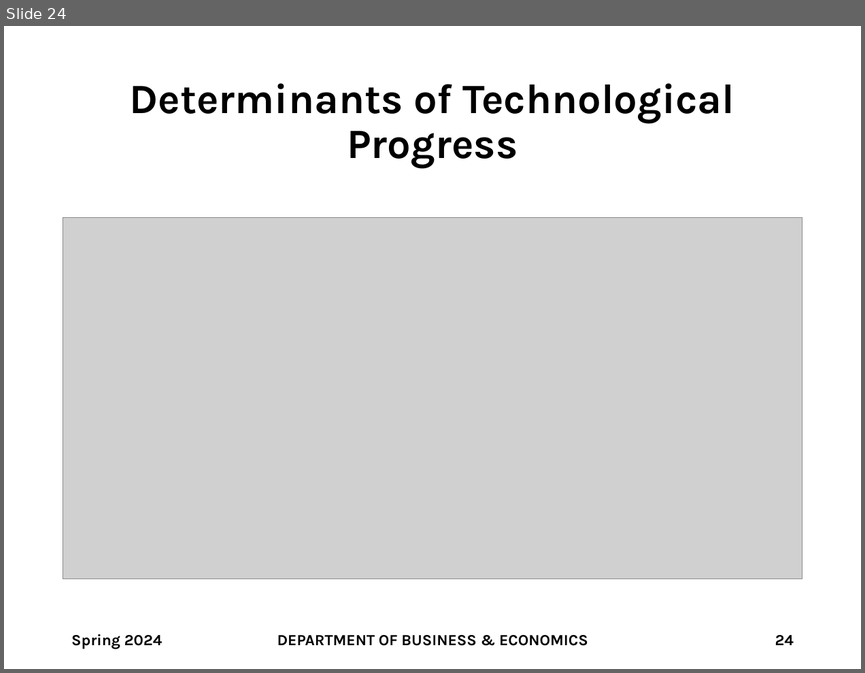
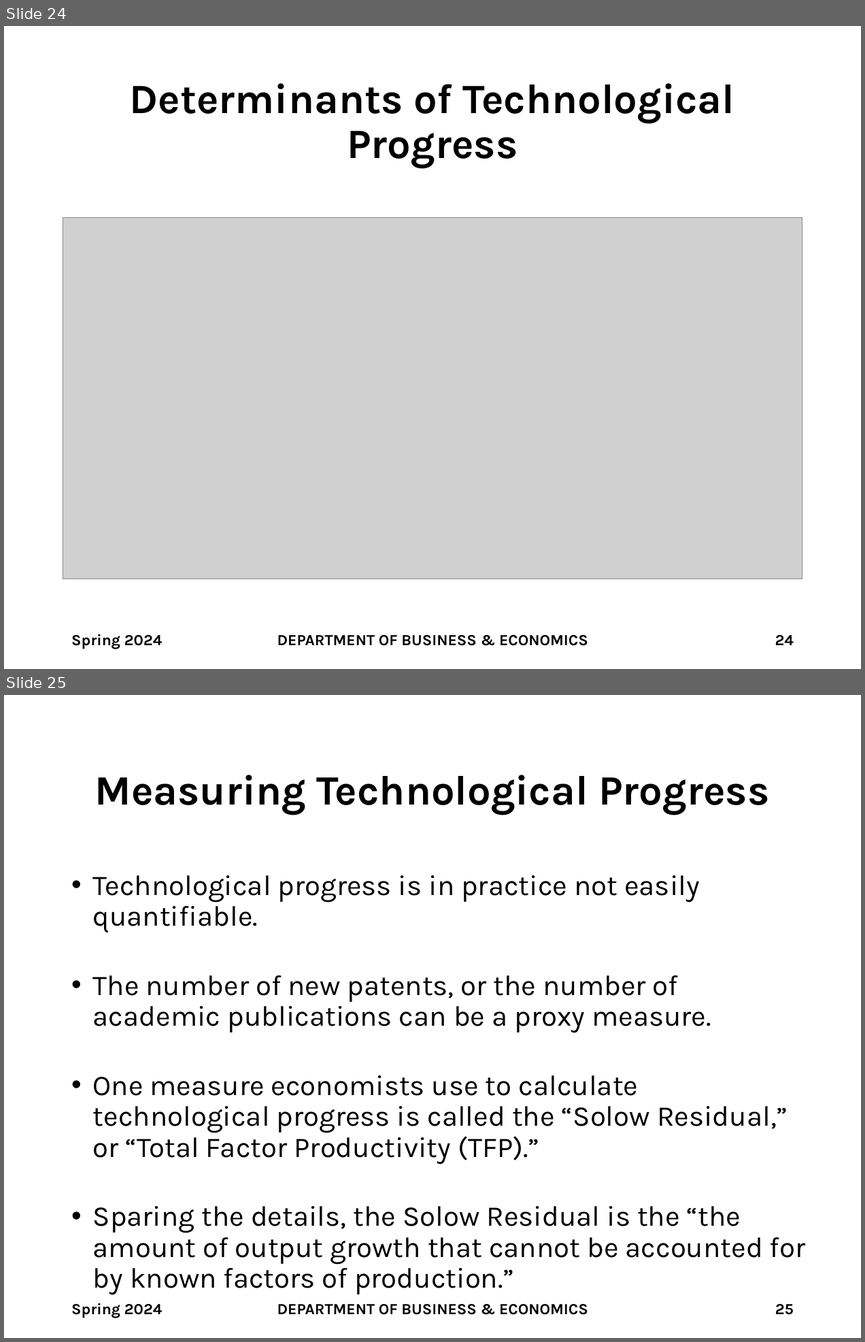
Before and after one commit to brianhwpark/brianhwpark.github.io, a slide deck: files/teaching-resources/monmouthcollege-econ-301/econ-301-s2024/econ-301-s2024-lecture-note/ECON301-S2024-LEC12.pptx. Shown one above the other, each under a label of ours: slide 24 before the commit, slides 24 and 25 after it. The pictures are 865x673 and 865x1342 pixels, drawn with LibreOffice and Linux fonts; fonts in the diff are those of the drawing; grey boxes stand for pictures; background and template pictures are left out. Boxes give left, top, right and bottom in pixels: in the first picture for what was removed or moved away, otherwise in the second. Text is boxed around its words. In the diff, an @@ line names an element or a change of style, - is before the commit and + after.

```diff
--- a/files/teaching-resources/monmouthcollege-econ-301/econ-301-s2024/econ-301-s2024-lecture-note/ECON301-S2024-LEC12.pptx
+++ b/files/teaching-resources/monmouthcollege-econ-301/econ-301-s2024/econ-301-s2024-lecture-note/ECON301-S2024-LEC12.pptx
@@ slide 25 added at bbox=[4, 695, 861, 1338], background #FFFFFF @@
@@ title added at bbox=[94, 775, 769, 815], 35 pt, text #000000, bold @@
+Measuring Technological Progress
@@ text added at bbox=[93, 875, 805, 1288], 24 pt, text #000000 @@
+• Technological progress is in practice not easily quantifiable.
+• The number of new patents, or the number of academic publications can be a proxy measure.
+• One measure economists use to calculate technological progress is called the “Solow Residual,” or “Total Factor Productivity (TFP).”
+• Sparing the details, the Solow Residual is the “the amount of output growth that cannot be accounted for by known factors of production.”
@@ text added at bbox=[71, 1303, 162, 1318], 13 pt, text #000000, bold @@
+Spring 2024
@@ text added at bbox=[277, 1304, 588, 1314], 13 pt, text #000000, bold @@
+DEPARTMENT OF BUSINESS & ECONOMICS
@@ page number added at bbox=[775, 1304, 793, 1314], 13 pt, text #000000, bold @@
+25
```
Also in this commit, not shown: 1 other slide added, 20 other files.
